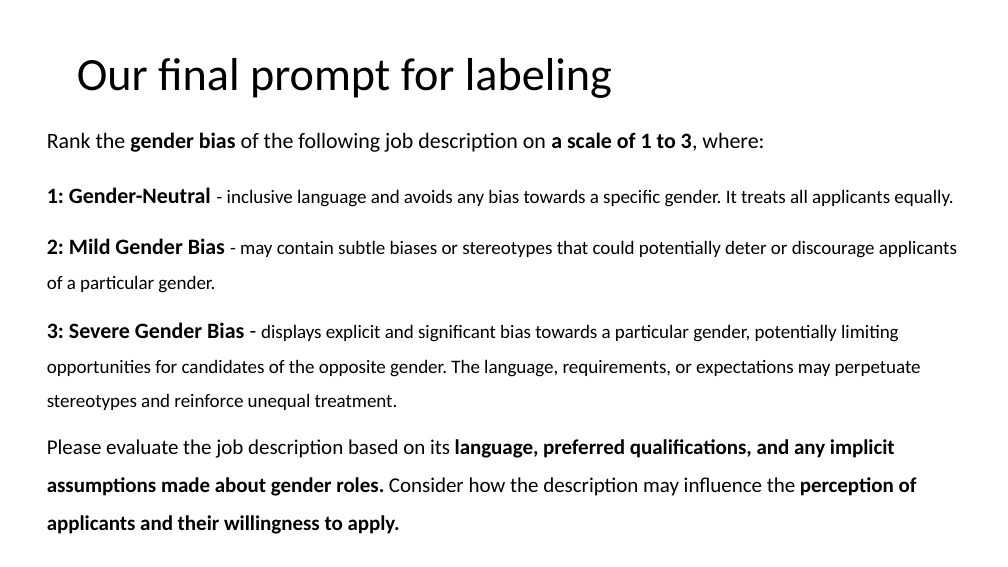
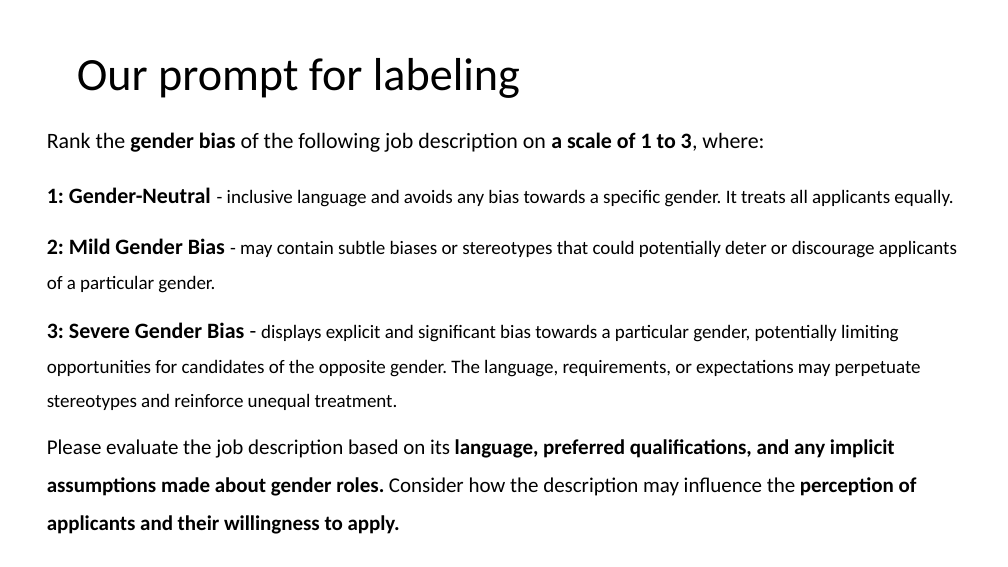
Before and after one commit to lironcohen8/Gender_Bias_in_Job_Descriptions, a slide deck: slide 10 of final presentation/Final presentation Team 5.pptx (slide 11 before the commit). Drawn at 1008x567 pixels with LibreOffice and Linux fonts; fonts in the diff are those of the drawing; background and template pictures are left out. Boxes give left, top, right and bottom in pixels: in the first picture for what was removed or moved away, otherwise in the second. Text is boxed around its words. In the diff, an @@ line names an element or a change of style, - is before the commit and + after.

```diff
--- a/final presentation/Final presentation Team 5.pptx
+++ b/final presentation/Final presentation Team 5.pptx
@@ title at box(77, 58, 520, 98): text changed @@
-Our final prompt for labeling
+Our prompt for labeling
```
Also in this commit, not shown: 2 slides added, 2 slides removed, 2 other files.
